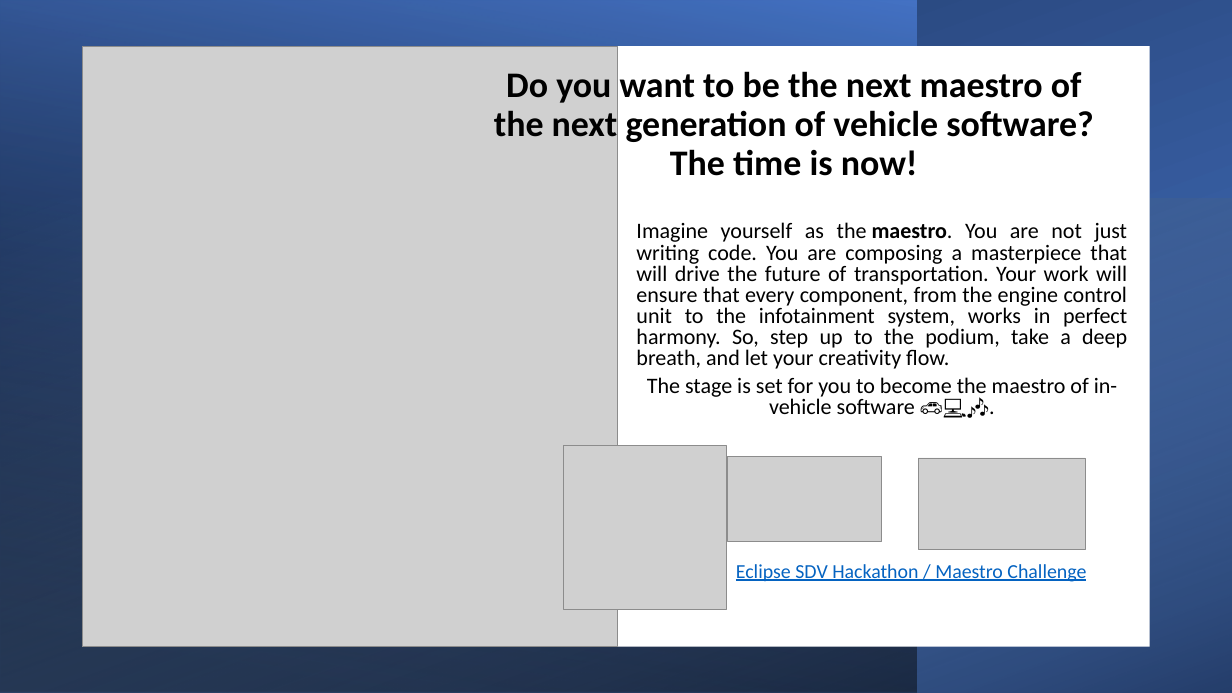
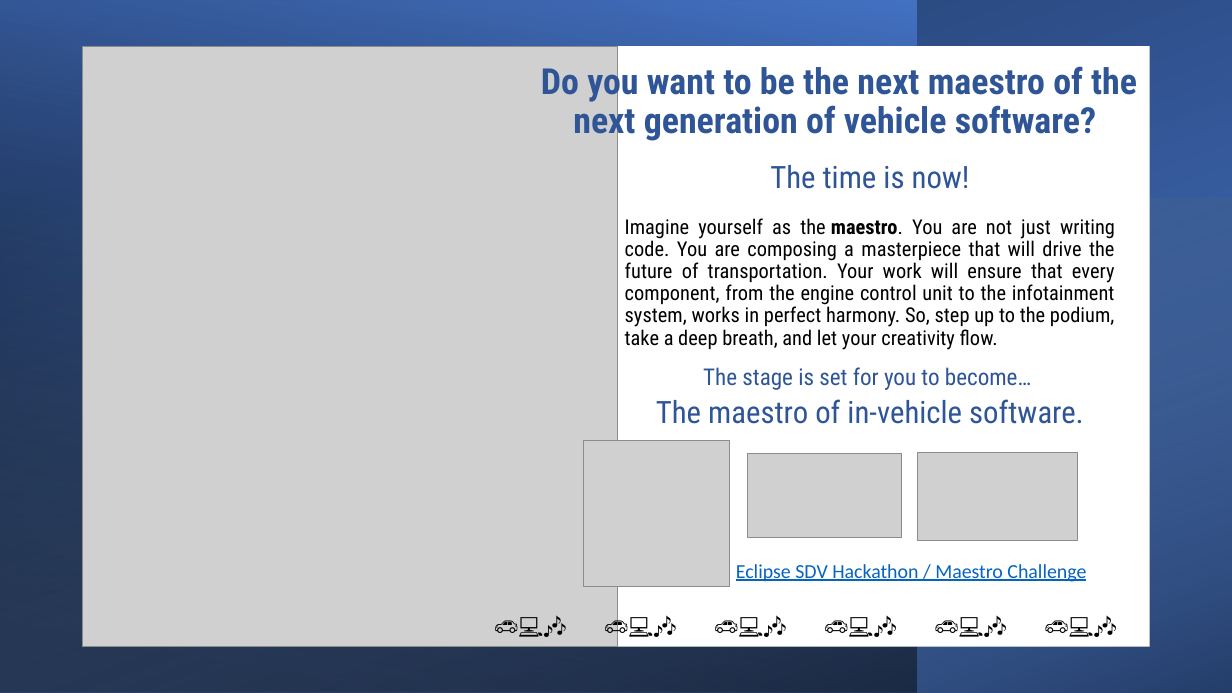
Before and after one commit to Eclipse-SDV-Hackathon-Accenture/maestro-challenge, a slide deck: slide 1 of docs/poster/Eclipse SDV Hackathon_Maestro_Challenge.pptx. Drawn at 1232x693 pixels with LibreOffice and Linux fonts; fonts in the diff are those of the drawing; grey boxes stand for pictures. Boxes give left, top, right and bottom in pixels: in the first picture for what was removed or moved away, otherwise in the second. Text is boxed around its words. In the diff, an @@ line names an element or a change of style, - is before the commit and + after.

Commit message:
poster updates

```diff
--- a/docs/poster/Eclipse SDV Hackathon_Maestro_Challenge.pptx
+++ b/docs/poster/Eclipse SDV Hackathon_Maestro_Challenge.pptx
@@ text at (541,61,1137,142): text changed; font Calibri to Roboto Condensed; text colour #000000 to #2F5597 @@
-Do you want to be the next maestro of the next generation of vehicle software? The time is now!
+Do you want to be the next maestro of the next generation of vehicle software?
@@ text added at (770,165,970,189), 24 pt, text #2F5597 @@
+The time is now!
@@ text "Imagine yourself as the maestro. ...": place and size @@
-text "Imagine yourself as the maestro. ..." at (636,222,1128,414)
+text "Imagine yourself as the maestro. ..." at (625,218,1115,350)
@@ text "Imagine yourself as the maestro. ..." at (625,218,1115,350): size 17.2 to 15.9 pt, font Calibri to Roboto Condensed; line spacing 0.8 to 0.9 @@
@@ text at (647,377,1117,414): paragraph removed @@
-The stage is set for you to become the maestro of in-vehicle software 🚗💻🎶.
@@ text added at (656,367,1084,424), 24 pt, text #2F5597 @@
+The stage is set for you to become…
+The maestro of in-vehicle software.
@@ picture: place and size @@
-picture at (563,445,726,609)
+picture at (584,441,730,587)
@@ picture: place and size @@
-picture at (727,457,882,541)
+picture at (748,454,902,538)
@@ picture: place and size @@
-picture at (919,458,1086,550)
+picture at (918,453,1079,541)
@@ text added at (473,606,589,643), 18 pt, text #000000 @@
+🚗💻🎶
@@ text added at (583,606,699,643), 18 pt, text #000000 @@
+🚗💻🎶
@@ text added at (693,606,809,643), 18 pt, text #000000 @@
+🚗💻🎶
@@ text added at (803,606,919,643), 18 pt, text #000000 @@
+🚗💻🎶
@@ text added at (913,606,1029,643), 18 pt, text #000000 @@
+🚗💻🎶
@@ text added at (1023,606,1139,643), 18 pt, text #000000 @@
+🚗💻🎶
```
